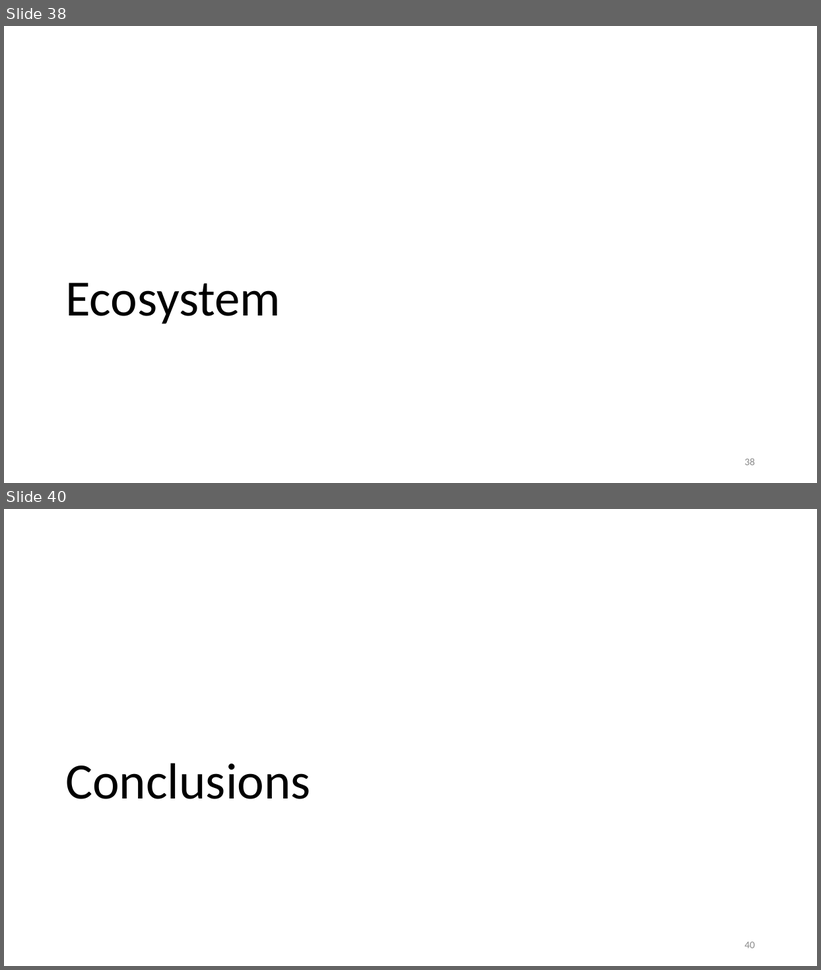
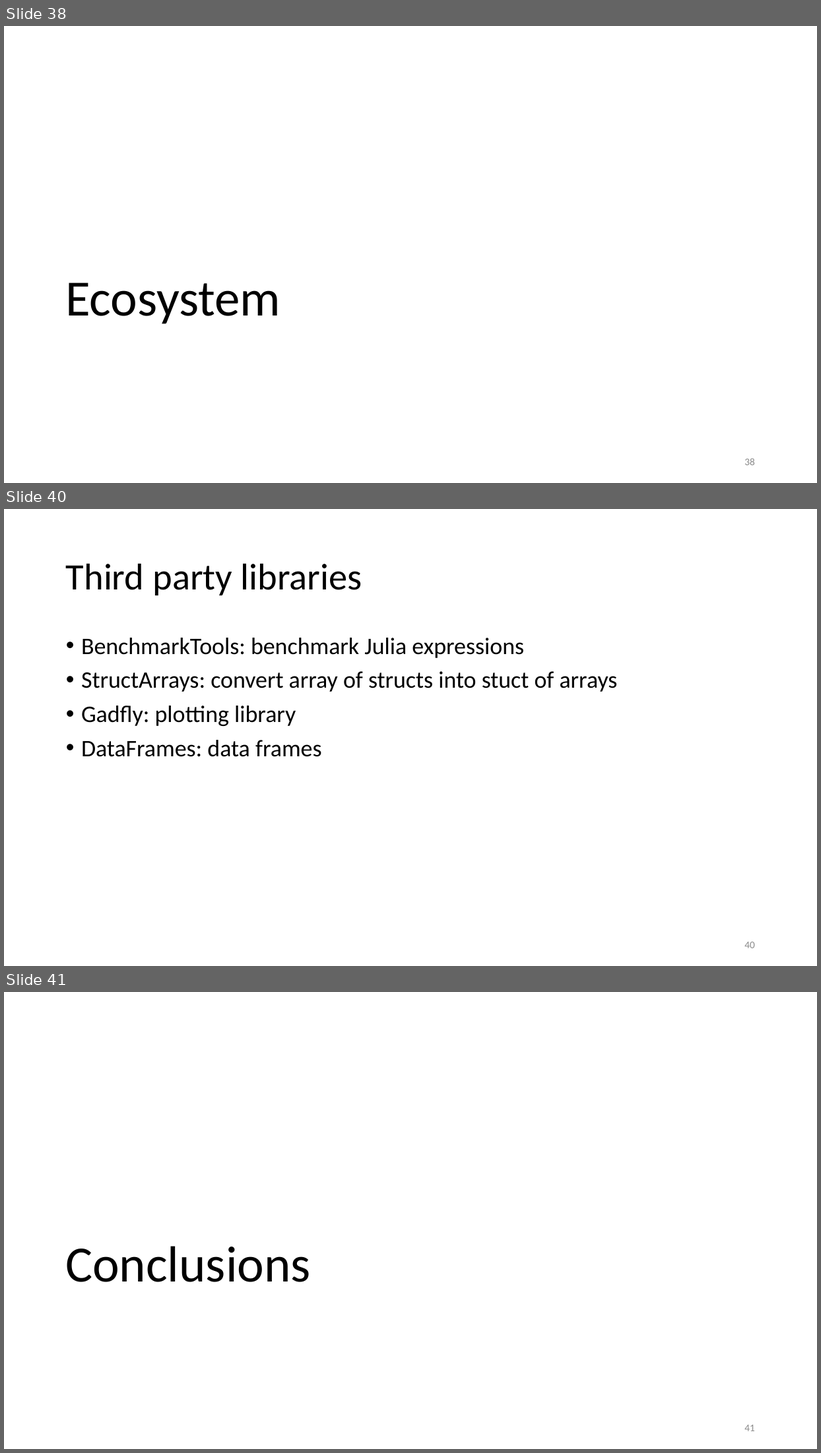
Before and after one commit to gjbex/Julia_good_bad_ugly, a slide deck: Julia,_good_back_ugly.pptx. Shown one above the other, each under a label of ours: slides 38 and 40 before the commit, slides 38, 40 and 41 after it; the slides between them are not shown. The pictures are 821x970 and 821x1453 pixels, drawn with LibreOffice and Linux fonts; fonts in the diff are those of the drawing. Boxes give left, top, right and bottom in pixels: in the first picture for what was removed or moved away, otherwise in the second. Text is boxed around its words. In the diff, an @@ line names an element or a change of style, - is before the commit and + after.

```diff
--- a/Julia,_good_back_ugly.pptx
+++ b/Julia,_good_back_ugly.pptx
@@ slide 40 added at [4, 509, 817, 966], background #FFFFFF @@
@@ title added at [66, 563, 362, 595], 44 pt, text #000000 @@
+Third party libraries
@@ text added at [81, 638, 618, 757], 28 pt, text #000000 @@
+• BenchmarkTools: benchmark Julia expressions
+• StructArrays: convert array of structs into stuct of arrays
+• Gadfly: plotting library
+• DataFrames: data frames
@@ page number added at [745, 942, 755, 949], 12 pt, text #8C8C8C @@
+40
@@ what was slide 40 is now slide 41 @@
@@ page number at [745, 1425, 755, 1432]: text changed @@
-40
+41
```
Also in this commit, not shown: 2 slides changed, 3 other slides added, 2 slides removed.
